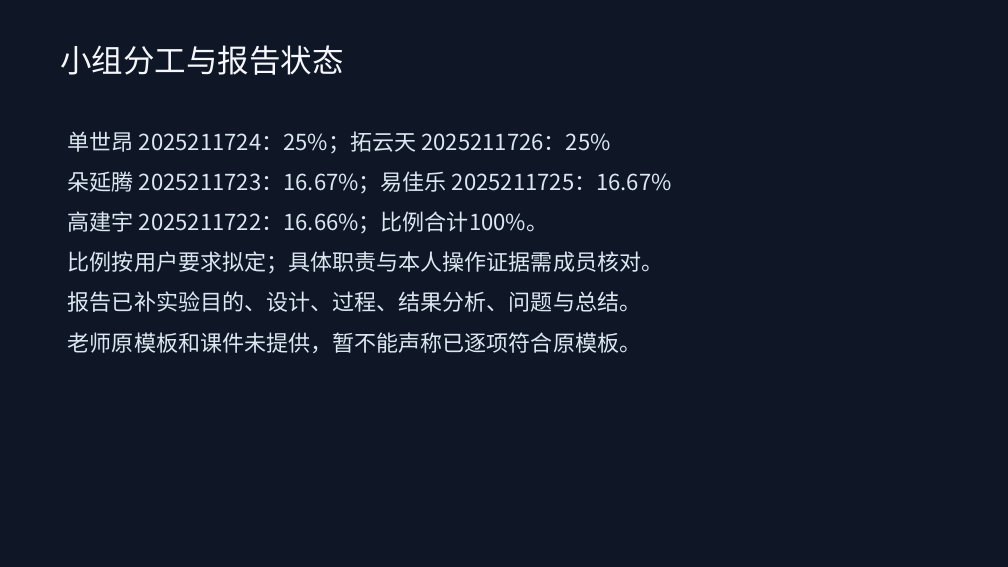
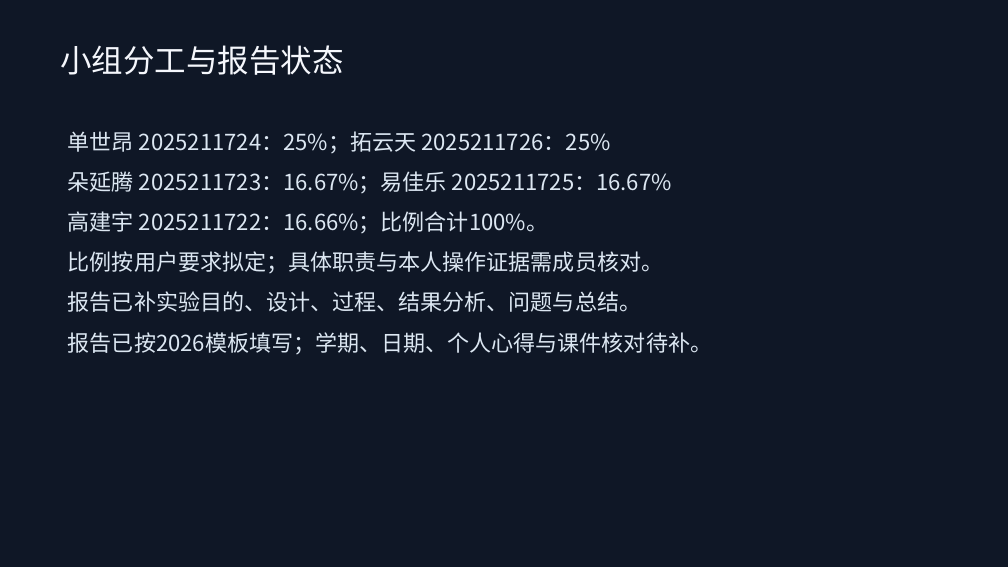
Before and after one commit to shanshiang32/arsenal-linux, a slide deck: slide 31 of docs/submission/arsenal-linux-presentation-revised.pptx. Drawn at 1008x567 pixels with LibreOffice and Linux fonts; fonts in the diff are those of the drawing. Boxes give left, top, right and bottom in pixels: in the first picture for what was removed or moved away, otherwise in the second. Text is boxed around its words. In the diff, an @@ line names an element or a change of style, - is before the commit and + after.

```diff
--- a/docs/submission/arsenal-linux-presentation-revised.pptx
+++ b/docs/submission/arsenal-linux-presentation-revised.pptx
@@ text at [68, 332, 712, 354]: text changed @@
-老师原模板和课件未提供，暂不能声称已逐项符合原模板。
+报告已按2026模板填写；学期、日期、个人心得与课件核对待补。
```
Also in this commit, not shown: 4 other files.
